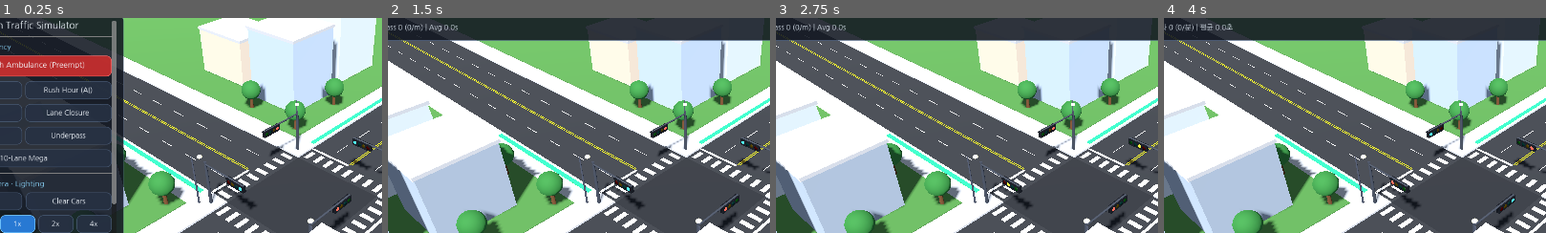
Above: before the commit, frames 1-4 (left to right).
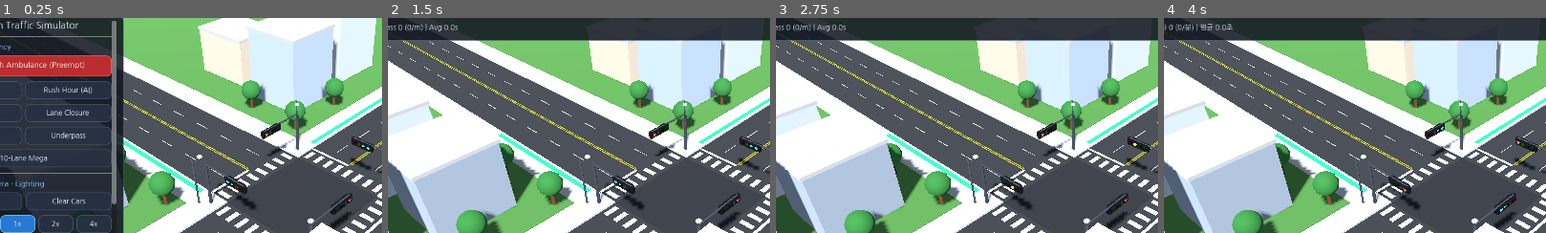
Above: after the commit, the same moments.

Repository: knoxxr/intersection-simulator-3d
Game: Godot game, scene res://scenes/Intersection.tscn
Same seed, same stepped clock (60 frames per second), same inputs: the game is played once before the commit and once after it.
Inputs:
- Up to frame 1 (0.25 s): no input
- Up to frame 2 (1.5 s): click "◀ Hide Panel" at 0.5 s; click "Mobile UI" at 1.25 s
- Up to frame 3 (2.75 s): click "Next" at 2 s
- Up to frame 4 (4 s): click "Next" at 2.75 s; click "한국어" at 3.5 s
The pictures show only the part of the screen within x 10-60%, y 8-58%; the shares and areas given below are measured in that part.

The runs differ from the first frame. In frame 1, 0.5% of the frame differs, in the area x 58-98%, y 48-97%; in frame 2, 0.5%; in frame 3, 0.5%; in frame 4, 0.5%.

Commit message:
Add crisp 3D left-turn arrow (<-) lens with visors and light it up for all left-turn green phases (sim_v14)

Diff:
--- a/scripts/TrafficController.gd
+++ b/scripts/TrafficController.gd
@@ -360,5 +360,5 @@
 		elif left_asp == Aspect.YELLOW:
 			main_col = TrafficLight.SignalColor.YELLOW
 
-		var left_on := (_emergency_approach < 0 and mode == SignalMode.FOUR_PHASE and left_asp == Aspect.GREEN)
+		var left_on := (_emergency_approach < 0 and left_asp == Aspect.GREEN)
 		lights[i].set_display(main_col, left_on)
--- a/scripts/TrafficLight.gd
+++ b/scripts/TrafficLight.gd
@@ -2,6 +2,12 @@
 class_name TrafficLight
 
 enum SignalColor { RED, YELLOW, GREEN, OFF }
+
+static var _shared_arrow_front: ArrayMesh
+static var _shared_arrow_back: ArrayMesh
+static var _shared_disc_mesh: CylinderMesh
+static var _shared_backing_mesh: CylinderMesh
+static var _shared_visor_mesh: BoxMesh
 
 var red_mat: StandardMaterial3D
 var yellow_mat: StandardMaterial3D
@@ -12,11 +18,48 @@
 var _arm_node: MeshInstance3D
 var _housing_root: Node3D
 
+static func _ensure_shared_meshes() -> void:
+	if _shared_disc_mesh != null:
+		return
+	_shared_disc_mesh = CylinderMesh.new()
+	_shared_disc_mesh.top_radius = 0.25
+	_shared_disc_mesh.bottom_radius = 0.25
+	_shared_disc_mesh.height = 0.08
+	_shared_disc_mesh.radial_segments = 16
+	_shared_disc_mesh.rings = 1
+
+	_shared_backing_mesh = CylinderMesh.new()
+	_shared_backing_mesh.top_radius = 0.29
+	_shared_backing_mesh.bottom_radius = 0.29
+	_shared_backing_mesh.height = 0.06
+	_shared_backing_mesh.radial_segments = 16
+	_shared_backing_mesh.rings = 1
+
+	_shared_visor_mesh = BoxMesh.new()
+	_shared_visor_mesh.size = Vector3(0.62, 0.06, 0.26)
+
+	_shared_arrow_front = _bake_arrow_mesh(1.0)
+	_shared_arrow_back = _bake_arrow_mesh(-1.0)
+
+static func _bake_arrow_mesh(dir_x: float) -> ArrayMesh:
+	# Builds a crisp 3D left-turn arrow pointing toward dir_x (+X on front -Z face = driver's left)
+	var batch := MeshBatch.new()
+	var dummy_mat := StandardMaterial3D.new()
+	# Horizontal shaft
+	batch.add_box(Vector3(-dir_x * 0.03, 0.0, 0.0), Vector3(0.32, 0.095, 0.055), dummy_mat)
+	# Upper & lower diagonal arrowhead wings
+	var tip_x := dir_x * 0.17
+	var wing_x := tip_x - dir_x * 0.085
+	batch.add_box(Vector3(wing_x, 0.085, 0.0), Vector3(0.24, 0.088, 0.055), dummy_mat, Vector3(0.0, 0.0, -dir_x * 44.0))
+	batch.add_box(Vector3(wing_x, -0.085, 0.0), Vector3(0.24, 0.088, 0.055), dummy_mat, Vector3(0.0, 0.0, dir_x * 44.0))
+	return batch.commit_multi_surface()
+
 func _ready() -> void:
 	if not _pole_built:
 		_build_mesh()
 
 func _build_mesh() -> void:
+	_ensure_shared_meshes()
 	_pole_built = true
 
 	var pole_mat := StandardMaterial3D.new()
@@ -24,8 +67,12 @@
 	pole_mat.roughness = 0.6
 
 	var housing_mat := StandardMaterial3D.new()
-	housing_mat.albedo_color = Color(0.1, 0.11, 0.13)
+	housing_mat.albedo_color = Color(0.09, 0.10, 0.12)
 	housing_mat.roughness = 0.5
+
+	var backing_mat := StandardMaterial3D.new()
+	backing_mat.albedo_color = Color(0.025, 0.03, 0.035)
+	backing_mat.roughness = 0.4
 
 	# Vertical pole
 	var pole := MeshInstance3D.new()
@@ -57,37 +104,68 @@
 
 	var housing := MeshInstance3D.new()
 	var box_mesh := BoxMesh.new()
-	box_mesh.size = Vector3(2.9, 0.90, 0.48)
+	box_mesh.size = Vector3(3.36, 0.96, 0.46)
 	housing.mesh = box_mesh
 	housing.material_override = housing_mat
 	_housing_root.add_child(housing)
 
-	red_mat = _create_bulb_mat(Color(0.2, 0.04, 0.04))
-	yellow_mat = _create_bulb_mat(Color(0.22, 0.18, 0.03))
-	left_mat = _create_bulb_mat(Color(0.03, 0.18, 0.12))
-	green_mat = _create_bulb_mat(Color(0.03, 0.2, 0.06))
-
-	var offsets := [-1.02, -0.34, 0.34, 1.02]
+	red_mat = _create_bulb_mat(Color(0.22, 0.04, 0.04))
+	yellow_mat = _create_bulb_mat(Color(0.24, 0.19, 0.03))
+	left_mat = _create_bulb_mat(Color(0.04, 0.16, 0.07))
+	green_mat = _create_bulb_mat(Color(0.03, 0.18, 0.06))
+
+	# Standard Korean 4-lens horizontal order (driver's Left -> Right): [RED] [YELLOW] [← LEFT] [GREEN]
+	# On front face (-Z), +X is driver's left and -X is driver's right.
+	var offsets := [1.14, 0.38, -0.38, -1.14]
 	var mats := [red_mat, yellow_mat, left_mat, green_mat]
 
 	for i in range(4):
-		var sphere := SphereMesh.new()
-		sphere.radius = 0.26
-		sphere.height = 0.52
-
-		var bulb := MeshInstance3D.new()
-		bulb.mesh = sphere
-		bulb.material_override = mats[i]
-		bulb.position = Vector3(offsets[i], 0.0, -0.20)
-		bulb.scale = Vector3(1.0, 1.0, 0.55)
-		_housing_root.add_child(bulb)
-
-		var bulb_back := MeshInstance3D.new()
-		bulb_back.mesh = sphere
-		bulb_back.material_override = mats[i]
-		bulb_back.position = Vector3(offsets[i], 0.0, 0.20)
-		bulb_back.scale = Vector3(1.0, 1.0, 0.55)
-		_housing_root.add_child(bulb_back)
+		var ox: float = offsets[i]
+
+		# Top sun visors over each lens (front & back)
+		for side_z in [-1.0, 1.0]:
+			var fz: float = float(side_z)
+			var visor := MeshInstance3D.new()
+			visor.mesh = _shared_visor_mesh
+			visor.material_override = housing_mat
+			visor.position = Vector3(ox, 0.34, fz * 0.31)
+			visor.cast_shadow = GeometryInstance3D.SHADOW_CASTING_SETTING_OFF
+			_housing_root.add_child(visor)
+
+			# Dark circular recessed lens backing for high contrast
+			var bg := MeshInstance3D.new()
+			bg.mesh = _shared_backing_mesh
+			bg.material_override = backing_mat
+			bg.rotation_degrees = Vector3(90, 0, 0)
+			bg.position = Vector3(ox, 0.0, fz * 0.23)
+			bg.cast_shadow = GeometryInstance3D.SHADOW_CASTING_SETTING_OFF
+			_housing_root.add_child(bg)
+
+		if i == 2:
+			# Dedicated 3D Left-Turn Arrow (←) on front (-Z) and back (+Z) faces
+			var arr_f := MeshInstance3D.new()
+			arr_f.mesh = _shared_arrow_front
+			arr_f.material_override = left_mat
+			arr_f.position = Vector3(ox, 0.0, -0.27)
+			arr_f.cast_shadow = GeometryInstance3D.SHADOW_CASTING_SETTING_OFF
+			_housing_root.add_child(arr_f)
+
+			var arr_b := MeshInstance3D.new()
+			arr_b.mesh = _shared_arrow_back
+			arr_b.material_override = left_mat
+			arr_b.position = Vector3(ox, 0.0, 0.27)
+			arr_b.cast_shadow = GeometryInstance3D.SHADOW_CASTING_SETTING_OFF
+			_housing_root.add_child(arr_b)
+		else:
+			for side_z in [-1.0, 1.0]:
+				var fz: float = float(side_z)
+				var bulb := MeshInstance3D.new()
+				bulb.mesh = _shared_disc_mesh
+				bulb.material_override = mats[i]
+				bulb.rotation_degrees = Vector3(90, 0, 0)
+				bulb.position = Vector3(ox, 0.0, fz * 0.25)
+				bulb.cast_shadow = GeometryInstance3D.SHADOW_CASTING_SETTING_OFF
+				_housing_root.add_child(bulb)
 
 func set_arm_reach(road_half: float) -> void:
 	if not _pole_built:
@@ -102,7 +180,7 @@
 func _create_bulb_mat(base_color: Color) -> StandardMaterial3D:
 	var m := StandardMaterial3D.new()
 	m.albedo_color = base_color
-	m.roughness = 0.25
+	m.roughness = 0.22
 	m.emission_enabled = true
 	m.emission = Color.BLACK
 	m.emission_energy_multiplier = 0.0
@@ -112,16 +190,16 @@
 	if not _pole_built:
 		_build_mesh()
 
-	_set_bulb(red_mat, main_color == SignalColor.RED, Color(1.0, 0.14, 0.12), Color(0.2, 0.04, 0.04))
-	_set_bulb(yellow_mat, main_color == SignalColor.YELLOW, Color(1.0, 0.78, 0.08), Color(0.22, 0.18, 0.03))
-	_set_bulb(green_mat, main_color == SignalColor.GREEN, Color(0.1, 0.95, 0.35), Color(0.03, 0.2, 0.06))
-	_set_bulb(left_mat, left_green, Color(0.08, 0.95, 0.85), Color(0.03, 0.15, 0.14))
-
-func _set_bulb(mat: StandardMaterial3D, lit: bool, on_col: Color, off_col: Color) -> void:
+	_set_bulb(red_mat, main_color == SignalColor.RED, Color(1.0, 0.14, 0.12), Color(0.22, 0.04, 0.04), 2.8)
+	_set_bulb(yellow_mat, main_color == SignalColor.YELLOW, Color(1.0, 0.78, 0.08), Color(0.24, 0.19, 0.03), 2.8)
+	_set_bulb(green_mat, main_color == SignalColor.GREEN, Color(0.10, 0.96, 0.36), Color(0.03, 0.18, 0.06), 2.8)
+	_set_bulb(left_mat, left_green, Color(0.08, 1.0, 0.42), Color(0.04, 0.16, 0.07), 3.2)
+
+func _set_bulb(mat: StandardMaterial3D, lit: bool, on_col: Color, off_col: Color, energy: float) -> void:
 	if lit:
 		mat.albedo_color = on_col
 		mat.emission = on_col
-		mat.emission_energy_multiplier = 2.4
+		mat.emission_energy_multiplier = energy
 	else:
 		mat.albedo_color = off_col
 		mat.emission = Color.BLACK
Renamed: web_build/sim_v13.png -> web_build/sim_v14.png
Not shown, removed: web_build/sim_v13.pck
Not shown, added: web_build/sim_v14.audio.worklet.js
Not shown, added: web_build/sim_v14.js
Not shown, added: web_build/sim_v14.pck
Not shown, added: web_build/sim_v14.wasm
